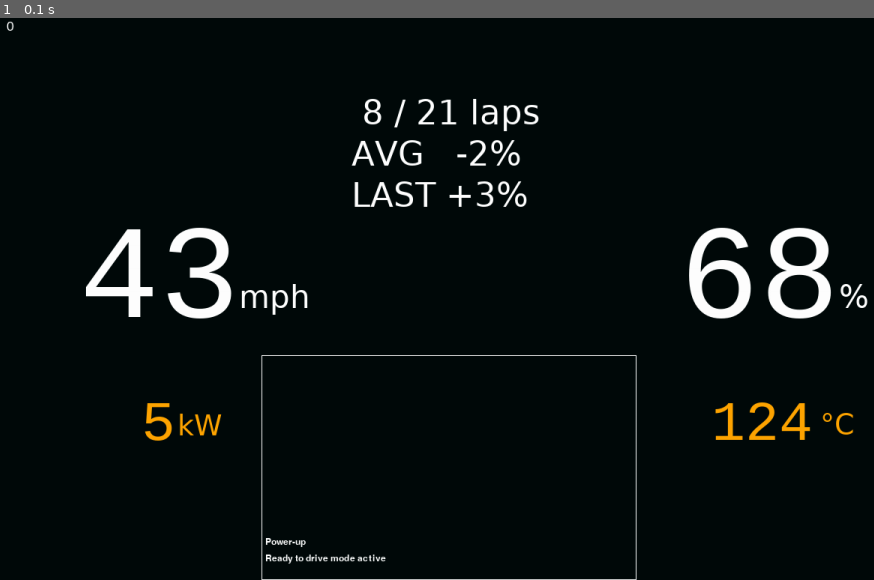
Above: before the commit, frame 1.
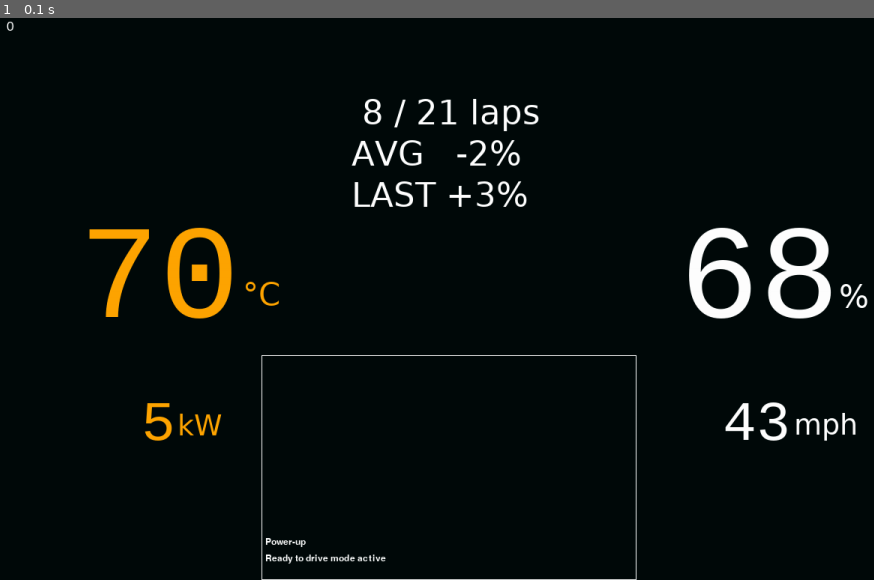
Above: after the commit, the same moment.

Repository: daniel-bara/F22ev-dashboard
Game: pygame game, started from display.py
The game is run twice, just before and just after one commit, with the same random seed, the same clock (stepped at 60 frames per second) and the same inputs.
Inputs:
- Up to frame 1 (0.1 s): no input

The runs differ from the first frame. In frame 1, 2.1% of the frame differs, in the area x 9-98%, y 37-76%.

Commit message:
reposition, resize temp and speed

Diff:
--- a/display.py
+++ b/display.py
@@ -18,10 +18,10 @@
 
 LAP_INFO_POS = (470, 100)
 
-SPEED_POS = (0, 250)
+SPEED_POS = (920, 500)
 POWER_OUTPUT_POS = (100, 500)
 BATT_CHG_POS = (800, 250)
-BATT_TMP_POS = (950, 500)
+BATT_TMP_POS = (0, 250)
 
 
 BATT_CHG_COL = pygame.Color('white')
@@ -33,10 +33,10 @@
 FPS_FONT = pygame.font.SysFont("Arial", 18)
 BATT_CHG_FONT = pygame.font.SysFont("lucida console", 178)
 BATT_CHG_UNIT_FONT = pygame.font.SysFont("lucida sans", 42)
-BATT_TMP_FONT = pygame.font.SysFont("lucida console", 75)
-BATT_TMP_UNIT_FONT = pygame.font.SysFont("lucida sans", 38)
-SPEED_FONT = pygame.font.SysFont("lucida console", 178)
-SPEED_UNIT_FONT = pygame.font.SysFont("lucida sans", 42)
+BATT_TMP_FONT = pygame.font.SysFont("lucida console", 178)
+BATT_TMP_UNIT_FONT = pygame.font.SysFont("lucida sans", 42)
+SPEED_FONT = pygame.font.SysFont("lucida console", 75)
+SPEED_UNIT_FONT = pygame.font.SysFont("lucida sans", 38)
 POWER_OUTPUT_FONT = pygame.font.SysFont("lucida console", 75)
 POWER_OUTPUT_UNIT_FONT = pygame.font.SysFont("lucida sans", 38)
 LAP_INFO_FONT = pygame.font.SysFont("lucida sans", 45)
@@ -104,14 +104,15 @@
     gameDisplay.blit(BATT_CHG_UNIT_FONT.render("%", True, BATT_CHG_COL), (BATT_CHG_POS[0] + 320, BATT_CHG_POS[1] + 98))
 
     # battery temperature
-    battery_temperature = 124
+    battery_temperature = 70
     gameDisplay.blit(BATT_TMP_FONT.render(str(int(battery_temperature)).rjust(3, " "), True, BATT_TMP_COL),
                      BATT_TMP_POS)
-    gameDisplay.blit(BATT_TMP_UNIT_FONT.render("°C", True, BATT_TMP_COL), (BATT_TMP_POS[0] + 145, BATT_TMP_POS[1] + 20))
+    gameDisplay.blit(BATT_TMP_UNIT_FONT.render("°C", True, BATT_TMP_COL), (BATT_TMP_POS[0] + 325, BATT_TMP_POS[1] + 95))
 
+    # speed
     speed = 43
     gameDisplay.blit(SPEED_FONT.render(str(int(speed)).rjust(3, " "), True, SPEED_COL), SPEED_POS)
-    gameDisplay.blit(SPEED_UNIT_FONT.render("mph", True, SPEED_COL), (SPEED_POS[0] + 320, SPEED_POS[1] + 98))
+    gameDisplay.blit(SPEED_UNIT_FONT.render("mph", True, SPEED_COL), (SPEED_POS[0] + 140, SPEED_POS[1] + 20))
 
     # power output
     power_output = 5
